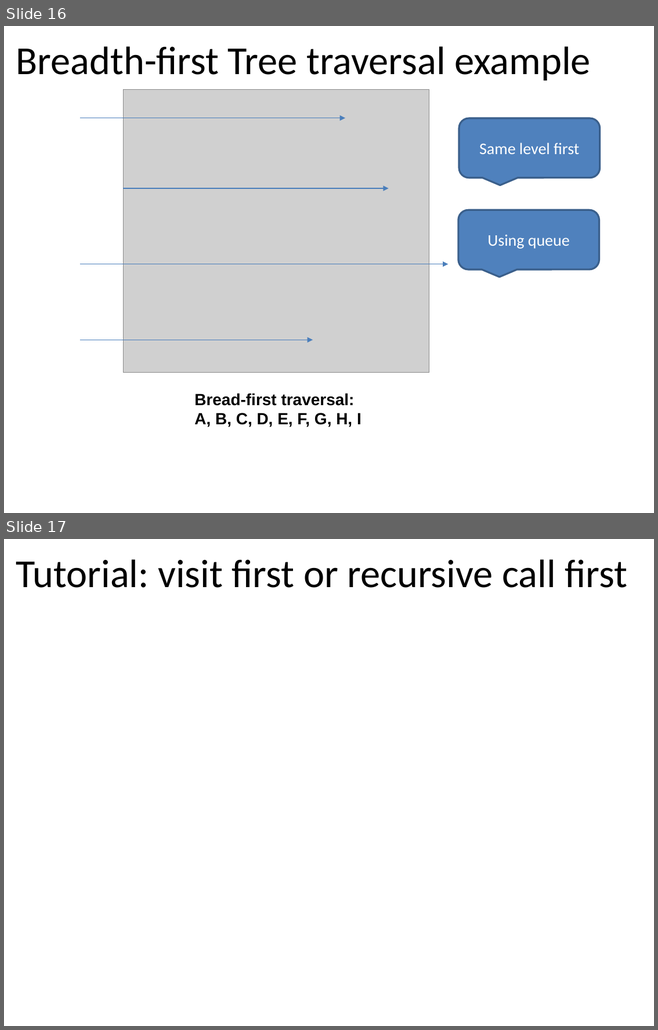
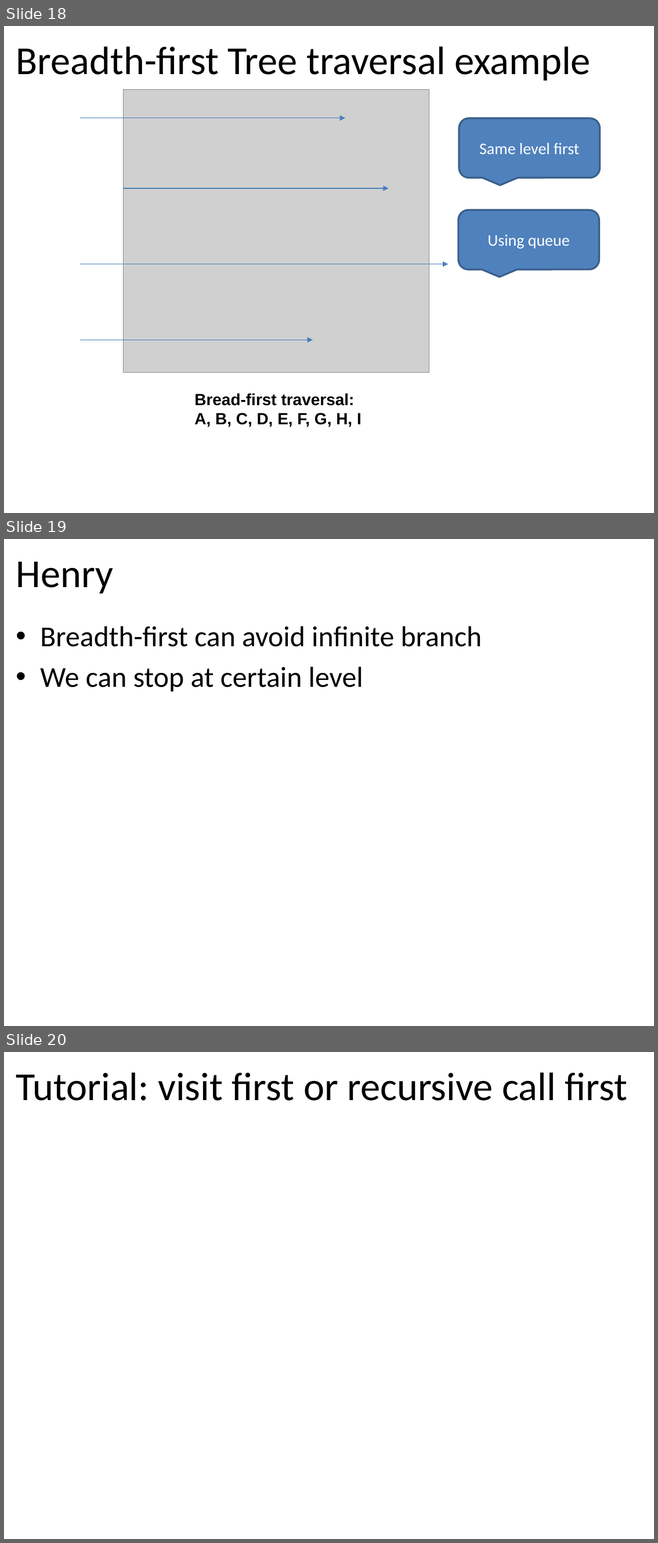
Before and after one commit to tutrunghieu/dsa-2017-java-tutorial, a slide deck: dsa2017-java-online/handouts/data-day05/Lecture 06 - Chapter 06 - Binary Trees - Day 1.pptx. Shown one above the other, each under a label of ours: slides 16 and 17 before the commit, slides 18, 19 and 20 after it. The pictures are 658x1030 and 658x1543 pixels, drawn with LibreOffice and Linux fonts; fonts in the diff are those of the drawing; grey boxes stand for pictures; background and template pictures are left out. Boxes give left, top, right and bottom in pixels: in the first picture for what was removed or moved away, otherwise in the second. Text is boxed around its words. In the diff, an @@ line names an element or a change of style, - is before the commit and + after.

```diff
--- a/dsa2017-java-online/handouts/data-day05/Lecture 06 - Chapter 06 - Binary Trees - Day 1.pptx
+++ b/dsa2017-java-online/handouts/data-day05/Lecture 06 - Chapter 06 - Binary Trees - Day 1.pptx
@@ slide 19 added at (4, 539, 654, 1026), background #FFFFFF @@
@@ title added at (16, 562, 113, 594), 44 pt, text #000000 @@
+Henry
@@ text added at (40, 626, 482, 692), 32 pt, text #000000 @@
+• Breadth-first can avoid infinite branch
+• We can stop at certain level
@@ what was slide 16 is now slide 18 @@
@@ what was slide 17 is now slide 20 @@
```
Also in this commit, not shown: 1 slide changed, 2 other slides added, 7 other files.
